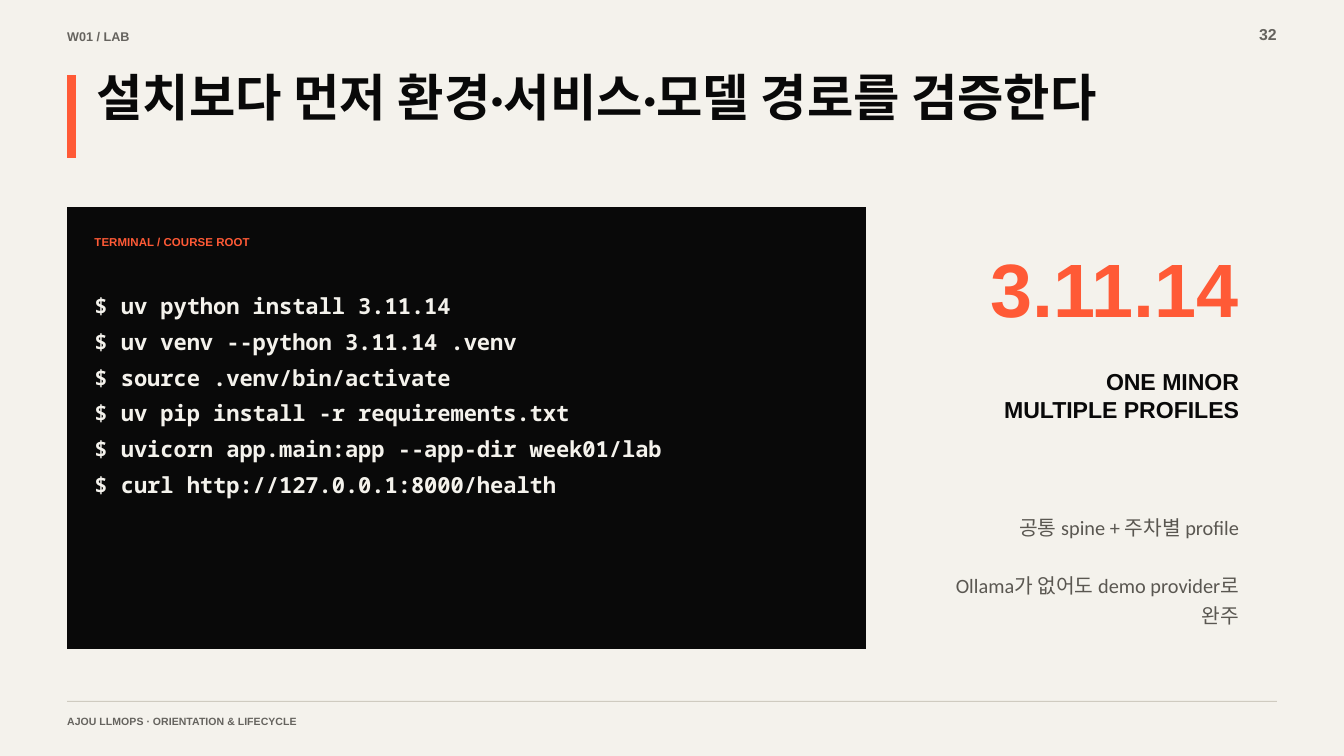
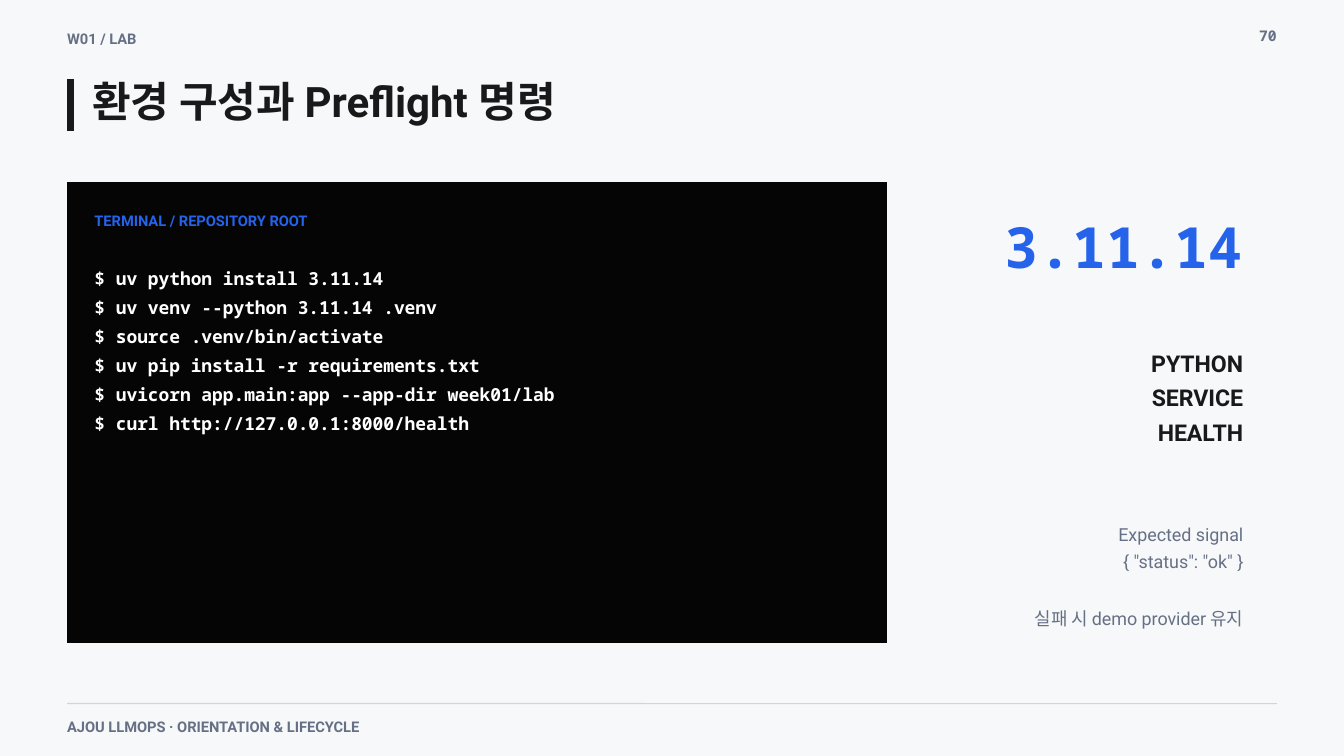
Before and after one commit to smilesjcha/llmops-16week, a slide deck: slide 70 of week01/lecture/01_week1_llmops_kickoff.pptx (slide 32 before the commit). Drawn at 1344x756 pixels with LibreOffice and Linux fonts; fonts in the diff are those of the drawing. Boxes give left, top, right and bottom in pixels: in the first picture for what was removed or moved away, otherwise in the second. Text is boxed around its words. In the diff, an @@ line names an element or a change of style, - is before the commit and + after.

Commit message:
feat: expand week 1 lecture to 79 slides

```diff
--- a/week01/lecture/01_week1_llmops_kickoff.pptx
+++ b/week01/lecture/01_week1_llmops_kickoff.pptx
@@ background #F4F2EC to #F7F8FA @@
@@ text "W01 / LAB" at (67,33,136,44): size 9 to 10.5 pt, font Arial to Roboto, text colour #65635E to #667085 @@
@@ text removed at (1259,29,1277,40) @@
-32
@@ text added at (1259,30,1277,41), 10.5 pt, text #667085, bold @@
+70
@@ rectangle: place and size @@
-rectangle at (68,76,76,157)
+rectangle at (68,80,74,130)
@@ rectangle at (68,80,74,130): fill #FF5A36 to #191919; outline #FF5A36 0 pt to #191919 0 pt @@
@@ text added at (92,81,555,126), 30 pt, text #191919, bold @@
+환경 구성과 Preflight 명령
@@ text removed at (97,73,1096,121) @@
-설치보다 먼저 환경·서비스·모델 경로를 검증한다
@@ rectangle: place and size @@
-rectangle at (68,208,866,649)
+rectangle at (68,182,886,642)
@@ rectangle at (68,182,886,642): fill #090909 to #050505; outline #090909 0 pt to #050505 0 pt @@
@@ text at (94,215,308,226): text changed; size 8.2 to 10.5 pt; font Arial to Roboto; text colour #FF5A36 to #2563EB @@
-TERMINAL / COURSE ROOT
+TERMINAL / REPOSITORY ROOT
@@ text "3.11.14": place and size @@
-text "3.11.14" at (991,264,1239,318)
+text "3.11.14" at (1005,227,1243,269)
@@ text "3.11.14" at (1005,227,1243,269): size 54 to 40.5 pt, font Arial to Noto Sans Mono, text colour #FF5A36 to #2563EB @@
@@ text "$ uv python install 3.11.14": place and size @@
-text "$ uv python install 3.11.14" at (121,297,662,499)
+text "$ uv python install 3.11.14" at (116,271,555,435)
@@ text "$ uv python install 3.11.14" at (116,271,555,435): size 15.8 to 12.8 pt, text colour #F4F2EC to #FFFFFF @@
@@ text added at (1151,355,1243,441), 16.5 pt, text #191919, bold @@
+PYTHON
+SERVICE
+HEALTH
@@ text removed at (1004,374,1239,419) @@
-ONE MINOR
-MULTIPLE PROFILES
@@ text removed at (956,518,1239,625) @@
-공통 spine + 주차별 profile
-Ollama가 없어도 demo provider로 완주
@@ text added at (1035,527,1243,629), 12.8 pt, text #667085 @@
+Expected signal
+{ "status": "ok" }
+실패 시 demo provider 유지
@@ text "AJOU LLMOPS · ORIENTATION & ..." at (67,721,359,732): size 7.5 to 10.5 pt, font Arial to Roboto, text colour #65635E to #667085 @@
@@ line (68, 704) - (1277, 704): stroke #CFCBC0 0.75 pt to #D0D5DD 0.75 pt @@
```
Also in this commit, not shown: 7 other slides changed, 71 slides added, 30 slides removed, 9 other files.
